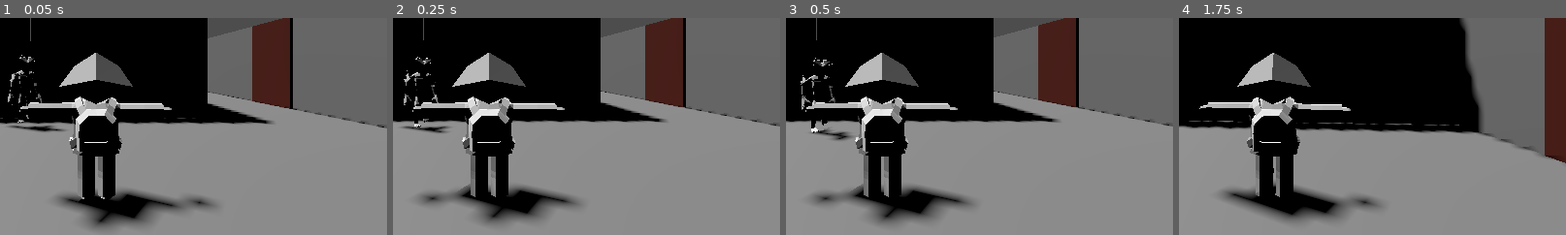
Above: before the commit, frames 1-4 (left to right).
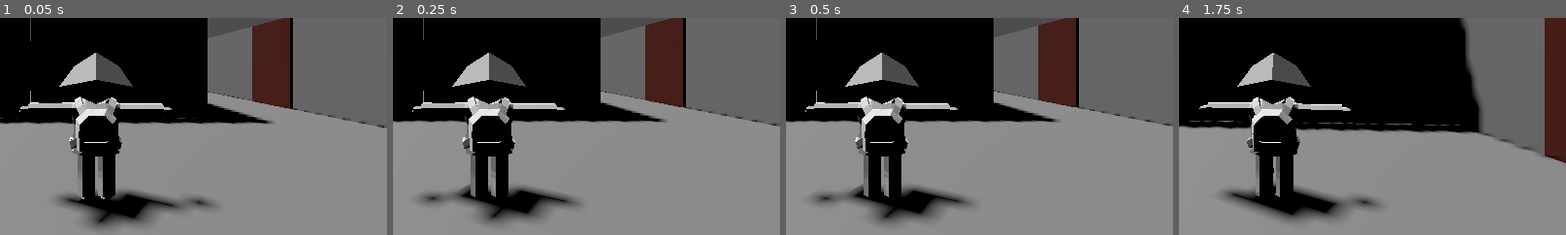
Above: after the commit, the same moments.

Repository: GuerrieraDellaLuna/Indya-Varyale
Game: Godot game, scene res://scenes/main.tscn
Same seed, same stepped clock (60 frames per second), same inputs: the game is played once before the commit and once after it.
Inputs (mouse positions are % of the whole screen's width and height, from its top left):
- Up to frame 1 (0.05 s): no input
- Up to frame 2 (0.25 s): no input
- Up to frame 3 (0.5 s): no input
- Up to frame 4 (1.75 s): tap Enter (ui_accept) at 0.5, 0.77 s; move the mouse to (45, 70) at 0.52 s; hold W (forward) 0.53-1.25 s; click (45, 70) at 0.67 s; drag from (80, 65) to (45, 70) at 1.27 s
The pictures show only the part of the screen within x 38-88%, y 38-88%; the shares and areas given below are measured in that part.

The runs differ from the first frame. In frame 1, 0.6% of the frame differs, in the area x 2-17%, y 16-53%; in frame 2, 0.6%; in frame 3, 0.7%, in the area x 3-18%, y 18-57%; in frame 4, nothing differs.

Commit message:
added a basic spawner

Diff:
--- a/V1/scenes/level_v_2.tscn
+++ b/V1/scenes/level_v_2.tscn
@@ -10,6 +10,7 @@
 [ext_resource type="PackedScene" path="res://scenes/room_8.tscn" id="8_p6br4"]
 [ext_resource type="PackedScene" path="res://scenes/room_9.tscn" id="9_bon01"]
 [ext_resource type="PackedScene" uid="uid://d1bdugo1ffpp0" path="res://scenes/player.tscn" id="10_en32l"]
+[ext_resource type="Script" path="res://scenes/monster_spawner.gd" id="11_1ng8q"]
 
 [sub_resource type="BoxShape3D" id="BoxShape3D_a7g2v"]
 
@@ -95,3 +96,8 @@
 [node name="CharacterBody3D" parent="." instance=ExtResource("10_en32l")]
 transform = Transform3D(1, 0, 0, 0, 0.999999, 0, 0, 0, 1, -1.55947, 0.025, 0.672046)
 metadata/_edit_lock_ = true
+
+[node name="monster_spawner" type="StaticBody3D" parent="."]
+transform = Transform3D(1, 0, 0, 0, 1, 0, 0, 0, 1, -1.65095, 0.710378, -2.57344)
+visible = false
+script = ExtResource("11_1ng8q")
--- a/V1/scenes/main.tscn
+++ b/V1/scenes/main.tscn
@@ -1,13 +1,9 @@
-[gd_scene load_steps=3 format=3 uid="uid://dllo3od5a6l7y"]
+[gd_scene load_steps=2 format=3 uid="uid://dllo3od5a6l7y"]
 
 [ext_resource type="PackedScene" uid="uid://dj2r7r1r1wfwx" path="res://scenes/level_v_2.tscn" id="1_h0xi1"]
-[ext_resource type="PackedScene" uid="uid://bmt5e3uy7fwue" path="res://scenes/monster.tscn" id="2_adbs2"]
 
 [node name="Main" type="Node3D"]
 transform = Transform3D(1, 0, 0, 0, 1, 0, 0, 0, 1, -6.54347e-05, 0, 0.0011059)
 
 [node name="level_V2" parent="." instance=ExtResource("1_h0xi1")]
 transform = Transform3D(1, -1.86265e-09, 0, -7.45058e-09, 1, 0, -7.45058e-09, -1.49012e-08, 1, -0.0804078, -0.774495, -0.175491)
-
-[node name="Monster" parent="." instance=ExtResource("2_adbs2")]
-transform = Transform3D(0.006, 0, 0, 0, 0.006, 0, 0, 0, 0.006, -0.5, -0.7, 0)
--- a/V1/scenes/monster.gd
+++ b/V1/scenes/monster.gd
@@ -4,7 +4,8 @@
 var direction = Vector3()
 var gravity = ProjectSettings.get_setting("physics/3d/default_gravity")
 var chaseDistance = 3.0
-@onready var player = $"../level_V2/CharacterBody3D"
+@onready var player = $"../CharacterBody3D"
+
 
 func _ready():
 	animationPlayer = $AnimationPlayer
--- /dev/null
+++ b/V1/scenes/monster_spawner.gd
@@ -0,0 +1,40 @@
+extends Node
+
+# Maximum number of monsters
+var max_monsters = 10
+
+# The monster scene
+var monster_scene = preload("res://scenes/monster.tscn")
+
+# Array to keep track of the monsters
+var monsters = []
+
+# Timer for spawning monsters
+var spawn_timer = Timer.new()
+
+func _ready():
+	# Configure the timer
+	spawn_timer.set_wait_time(5)  # Set the timer interval to 10 seconds
+	spawn_timer.set_one_shot(false)  # The timer will automatically restart when it times out
+	spawn_timer.connect("timeout", _on_spawn_timer_timeout)  # Connect the timer's timeout signal to a function
+	add_child(spawn_timer)  # Add the timer as a child of this node
+	spawn_timer.start()  # Start the timer
+
+func _on_spawn_timer_timeout():
+	if monsters.size() < max_monsters:
+		spawn()
+
+func spawn():
+	# Instance a new monster
+	print("spawned")
+	print(len(monsters))
+	var monster = monster_scene.instantiate()
+	monster.transform.basis = monster.transform.basis.scaled(Vector3(0.006, 0.006, 0.006))
+	monster.transform.origin = Vector3(-1.5, 0, -2.5)
+
+
+	# Add the monster to the scene
+	get_parent().add_child(monster)
+
+	# Add the monster to the array
+	monsters.append(monster)
Not shown: 1 places in V1/scenes/level_v_2.tscn that only renumber resources
